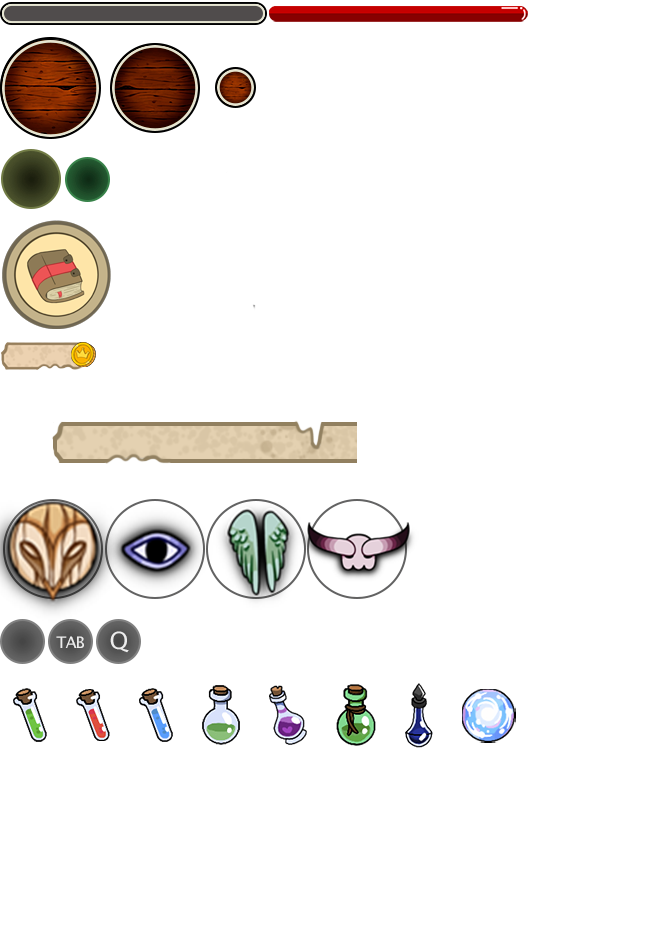
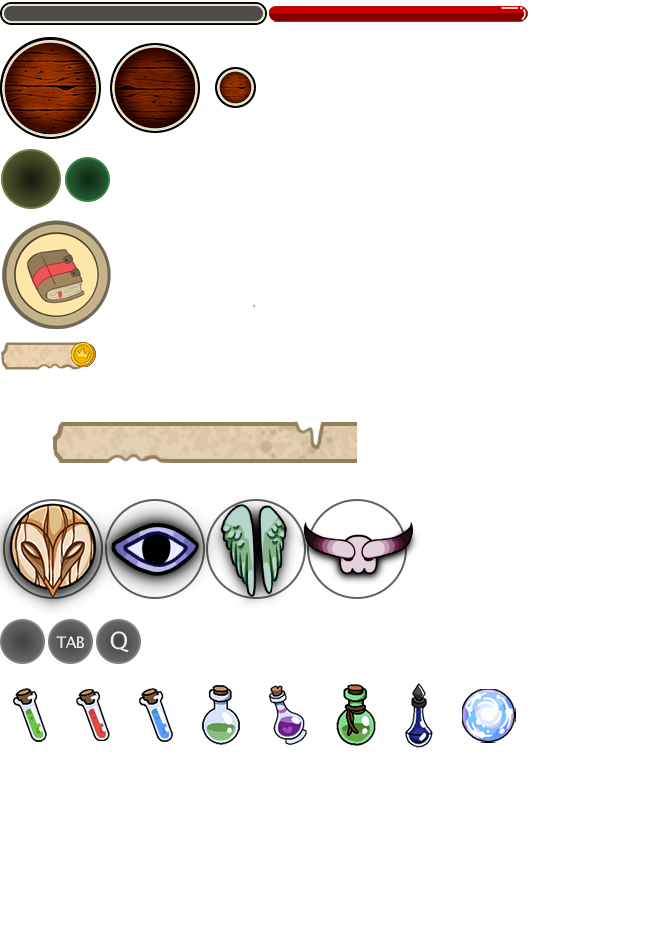
Layers edited between the first and the second 653 × 929 image:
removed layer "textura_mascara3" over [298, 522, 419, 582]
added layer "Mascara3" above "Mascara2" over [292, 522, 420, 585]
renamed "textura_mascara2" to "Mascara2", moved it above "Mascara1", painted on it over [203, 497, 304, 609]
renamed "textura_mascara1" to "Mascara1", moved it above "MascaraBase", painted on it over [80, 497, 229, 607]
renamed "textura_mascara0" to "MascaraBase", moved it above "Capa 1", painted on it over [0, 500, 125, 618]
painted on "Capa 1" over [10, 511, 387, 584]
